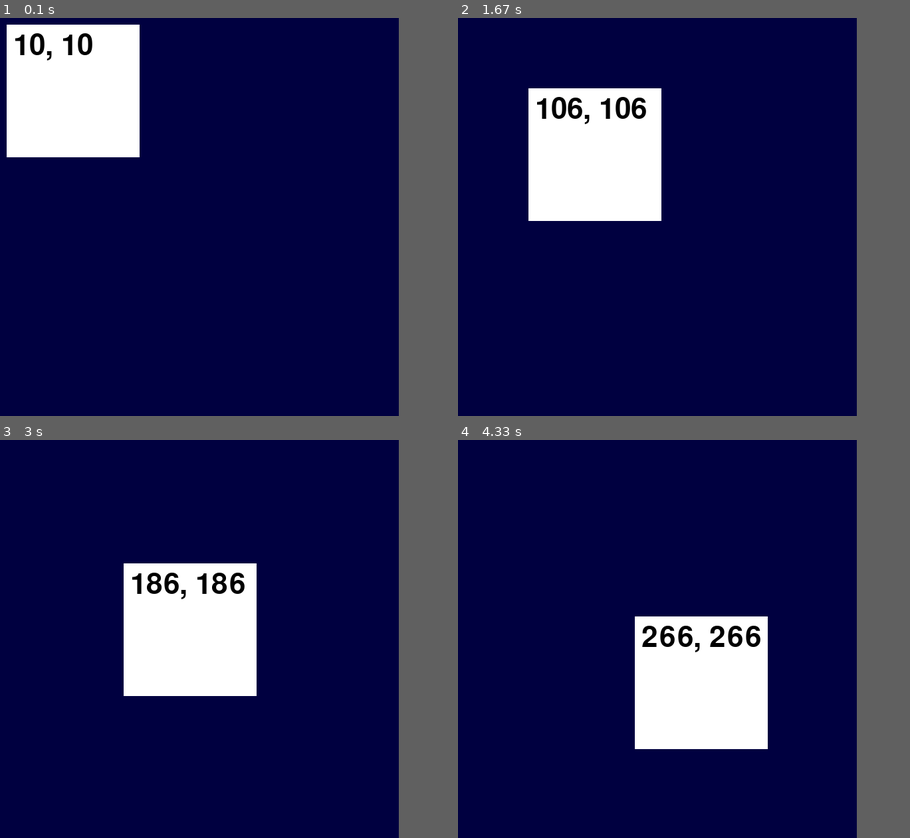
Above: before the commit, frames 1-4 (two rows, left to right).
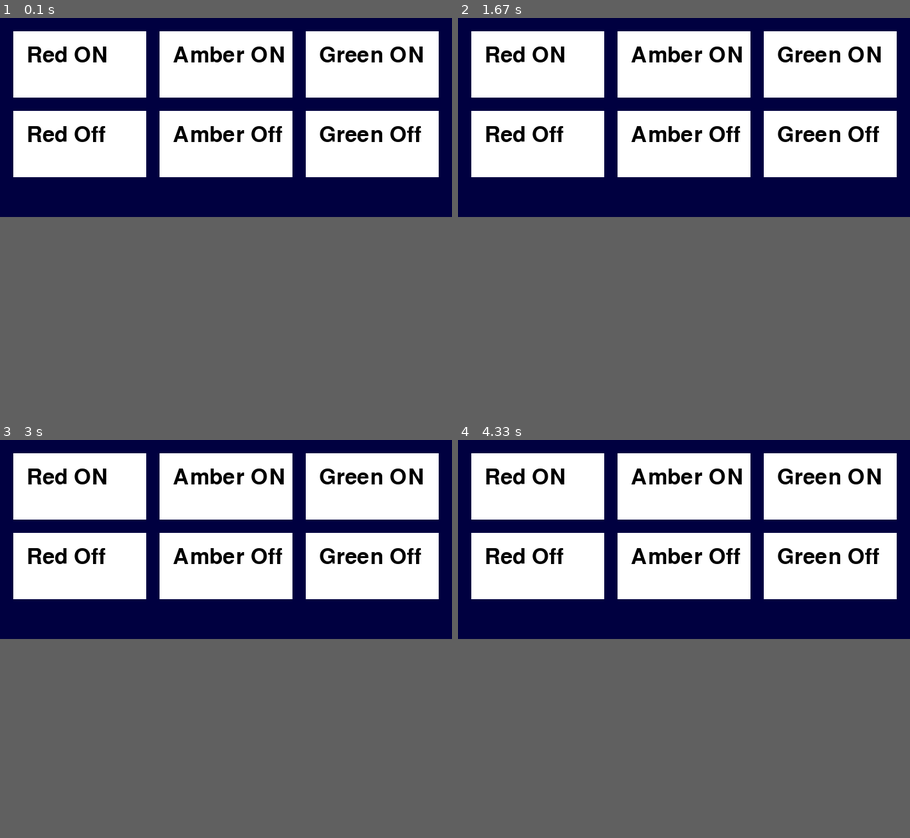
Above: after the commit, the same moments.

Repository: JulianNicholls/Raspberry-Pi-Misc
Game: pygame game, started from python/pygame/led_ui.py
Two runs of this game, one before a commit and one after it. Both use one fixed random seed, a clock stepped at 60 frames per second and the inputs below.
Inputs (mouse positions are in pixels of both pictures, inside the frame that each line leads up to):
- Up to frame 1 (0.1 s): no input
- Up to frame 2 (1.67 s): press the mouse at (575, 117) at 0.37 s; move the mouse to (652, 141) at 0.47 s; release the mouse at (729, 161) at 0.6 s; click (724, 65) at 0.72 s
- Up to frame 3 (3 s): no input
- Up to frame 4 (4.33 s): no input
The window is 600x600 before the commit and 680x300 after it. Grey fills any space a smaller window leaves; there, only what the larger window draws over its background counts as a difference.

The runs differ from the first frame. In frame 1, 24% of the frame differs, in the area x 1-98%, y 1-40%; in frame 2, 30%; in frame 3, 35%; in frame 4, 39%, in the area x 2-98%, y 3-78%.

Commit message:
Actual UI for traffic lights

Diff:
--- a/python/pygame/led_ui.py
+++ b/python/pygame/led_ui.py
@@ -1,18 +1,20 @@
 #!/usr/bin/env python3
 
 """
-UI
+PyGame UI for the traffic lights LEDs
 """
 
 import pygame
+import RPi.GPIO as GPIO
+
 
 pygame.init()
 
-pygame.display.set_caption("LED UI")
+# Sizes and stuff
 
-window_size = (600, 600)
+window_size = (680, 300)
 
-screen = pygame.display.set_mode(window_size)
+buttons = ("Red ON", "Amber ON", "Green ON", "Red Off", "Amber Off", "Green Off")
 
 # Colours
 
@@ -20,37 +22,89 @@
 white = (255, 255, 255)
 black = (0, 0, 0)
 
-# Font
+# Fonts
 
-font = pygame.font.Font(None, 64)
+button_font = pygame.font.Font(None, 48)
+info_font   = pygame.font.Font(None, 24)
 
-# Rectangle
+# LED pins
 
-x, y = 0, 0
-w, h = 200, 200
+red_pin     = 11    # Pin Number, GPIO 17
+amber_pin   = 13    # Pin Number, GPIO 27
+green_pin   = 15    # Pin Number, GPIO 22
+
+pins = (red_pin, amber_pin, green_pin)
+
+# Set up pins for output
+
+GPIO.setmode(GPIO.BOARD)
+
+GPIO.setup(red_pin, GPIO.OUT)
+GPIO.setup(amber_pin, GPIO.OUT)
+GPIO.setup(green_pin, GPIO.OUT)
+
+GPIO.output(red_pin, GPIO.LOW)
+GPIO.output(amber_pin, GPIO.LOW)
+GPIO.output(green_pin, GPIO.LOW)
+
+# Turn the LED on or off
+
+def led_on(pin, delay = 0):
+    GPIO.output(pin, GPIO.HIGH)
+
+def led_off(pin, delay = 0):
+    GPIO.output(pin, GPIO.LOW)
+
+# Return the button indices
+
+def button_pressed(pos):
+    x_pos = (pos[0] - 20) // 220
+    y_pos = (pos[1] - 20) // 120
+
+    return (x_pos, y_pos)
+
+# Set the specified LED on or off.
+
+def set_led(index):
+    pin = pins[index[0]]
+    if index[1] == 0:
+        led_on(pin)
+    else:
+        led_off(pin)
+
+pygame.display.set_caption("LED UI")
+
+screen = pygame.display.set_mode(window_size)
 
 # Event Loop
 
 running = True
+last_index = ()
 
 while running:
     event = pygame.event.poll()
 
     if event.type == pygame.QUIT:
         running = False
-    elif event.type == pygame.MOUSEMOTION:
-        print("Mouse moved to (%d, %d)" % event.pos)
+    elif event.type == pygame.MOUSEBUTTONDOWN:
+        print("Mouse clicked on (%d, %d)" % event.pos)
+        last_index = button_pressed(event.pos)
 
     screen.fill(blue)
-    pygame.draw.rect(screen, white, (x, y, w, h)) # Border is , 1)
 
-    text_surface = font.render('%d, %d' % (x, y), 1, black)
-    text_pos = (x + 10, y + 10)
+    for y in range(2):
+        for x in range(3):
+            x_pos = x * 220 + 20
+            y_pos = y * 120 + 20
+            pygame.draw.rect(screen, white, (x_pos, y_pos, 200, 100))
 
-    screen.blit(text_surface, text_pos)
+            text_surface = button_font.render(buttons[y * 3 + x], 1, black, white)
+            screen.blit(text_surface, (x_pos + 20, y_pos + 20))
 
-    if x < window_size[1] - w:
-        x += 1
-        y += 1
+    if last_index != ():
+        set_led(last_index)
+        last_index = ()
 
     pygame.display.flip()
+
+GPIO.cleanup()
